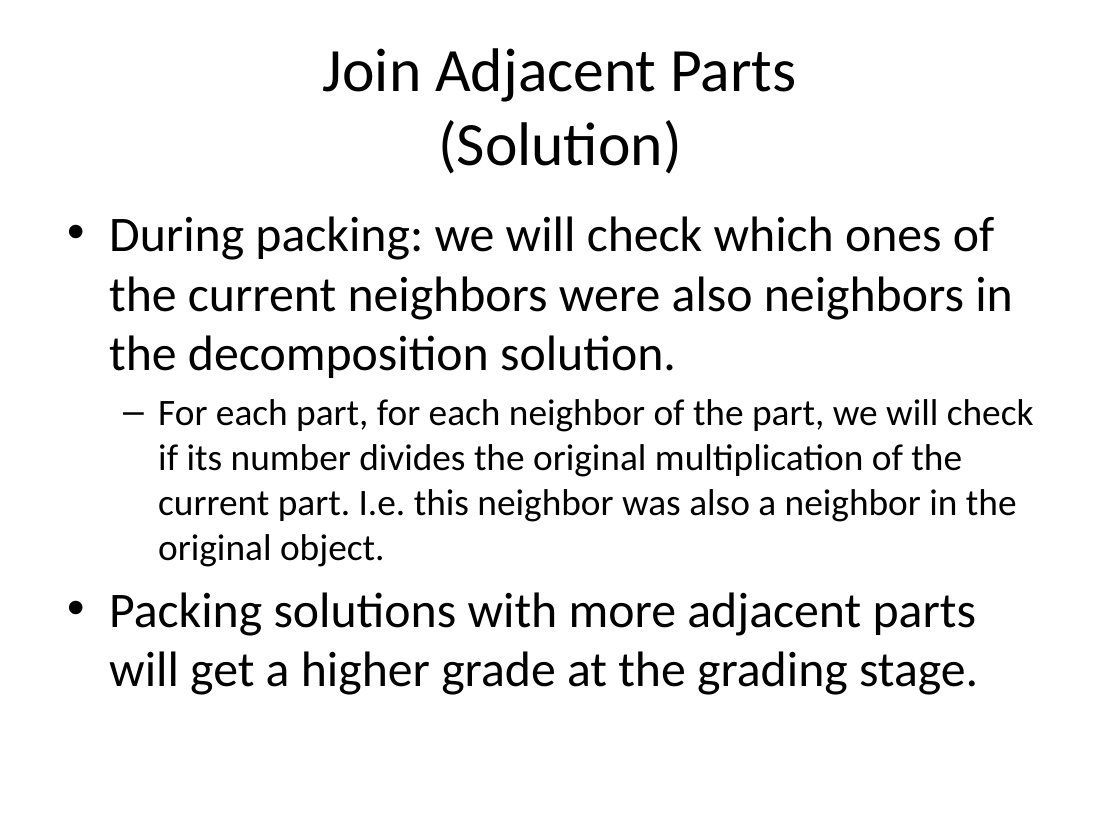
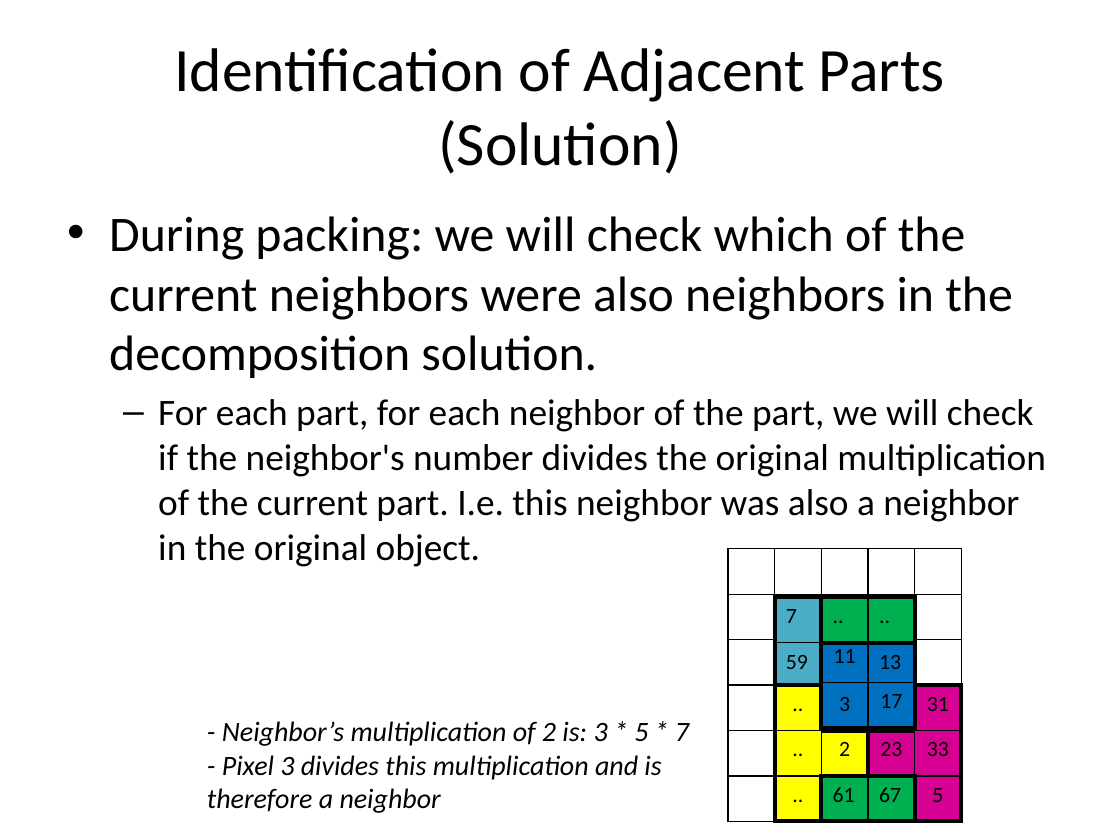
Before and after one commit to orperel/DecomposeForPacking, a slide deck: slide 52 of DecomposeForPacking/docs/Decompose for Packing - Summary and Extensions.pptx (slide 43 before the commit). Drawn at 1120x840 pixels with LibreOffice and Linux fonts; fonts in the diff are those of the drawing. Boxes give left, top, right and bottom in pixels: in the first picture for what was removed or moved away, otherwise in the second. Text is boxed around its words. In the diff, an @@ line names an element or a change of style, - is before the commit and + after.

```diff
--- a/DecomposeForPacking/docs/Decompose for Packing - Summary and Extensions.pptx
+++ b/DecomposeForPacking/docs/Decompose for Packing - Summary and Extensions.pptx
@@ title at (174,48,945,174): text changed @@
-Join Adjacent Parts
-(Solution)
+Identification of Adjacent Parts (Solution)
@@ text at (109,216,1046,567): text changed; size 32 to 24 pt @@
-• During packing: we will check which ones of the current neighbors were also neighbors in the decomposition solution.
-  – For each part, for each neighbor of the part, we will check if its number divides the original multiplication of the current part. I.e. this neighbor was also a neighbor in the original object.
-  • Packing solutions with more adjacent parts will get a higher grade at the grading stage.
+• During packing: we will check which of the current neighbors were also neighbors in the decomposition solution.
+  – For each part, for each neighbor of the part, we will check if the neighbor's number divides the original multiplication of the current part. I.e. this neighbor was also a neighbor in the original object.
@@ table added at (728,549,963,821), 6 rows, 5 columns @@
+ |  |  |  | 
+ |  |  |  | 
+ |  |  |  | 
+ |  |  |  | 
+ |  |  |  | 
+ |  |  |  | 
@@ table added at (775,597,962,688), 2 rows, 3 columns @@
+7 |  | 
+59 |  | 13
@@ table added at (821,597,1008,643), 1 rows, 3 columns @@
+.. | .. | 
@@ table added at (821,637,915,728), 2 rows, 2 columns @@
+11 | 
+ | 17
@@ up arrow added at (906,654,951,680), fill #000000, outline #000000 2 pt @@
@@ table added at (775,685,869,822), 3 rows, 2 columns @@
+.. | 3
+.. | 2
+.. | 
@@ table added at (868,685,962,822), 3 rows, 2 columns @@
+ | 31
+23 | 33
+ | 5
@@ text added at (207,721,689,813), 18 pt, text #000000, italic @@
+- Neighbor’s multiplication of 2 is: 3 * 5 * 7
+- Pixel 3 divides this multiplication and is therefore a neighbor
@@ table added at (821,776,1008,822), 1 rows, 3 columns @@
+61 | 67 | 
```
Also in this commit, not shown: 15 other slides changed, 13 slides added, 2 slides removed, 15 other files.
